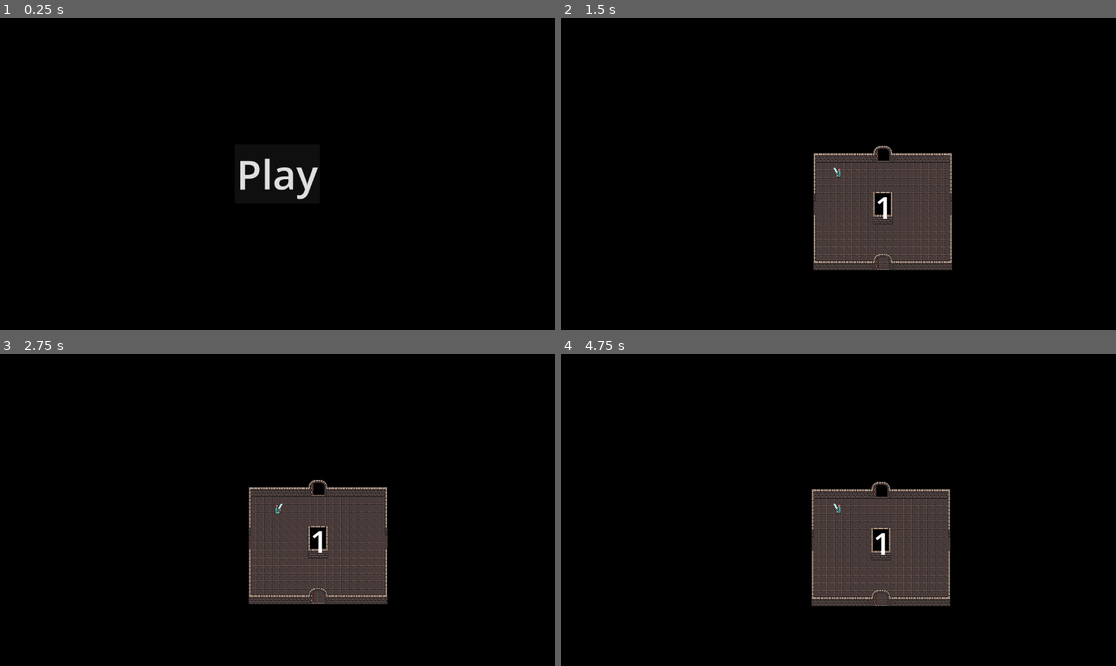
Above: before the commit, frames 1-4 (two rows, left to right).
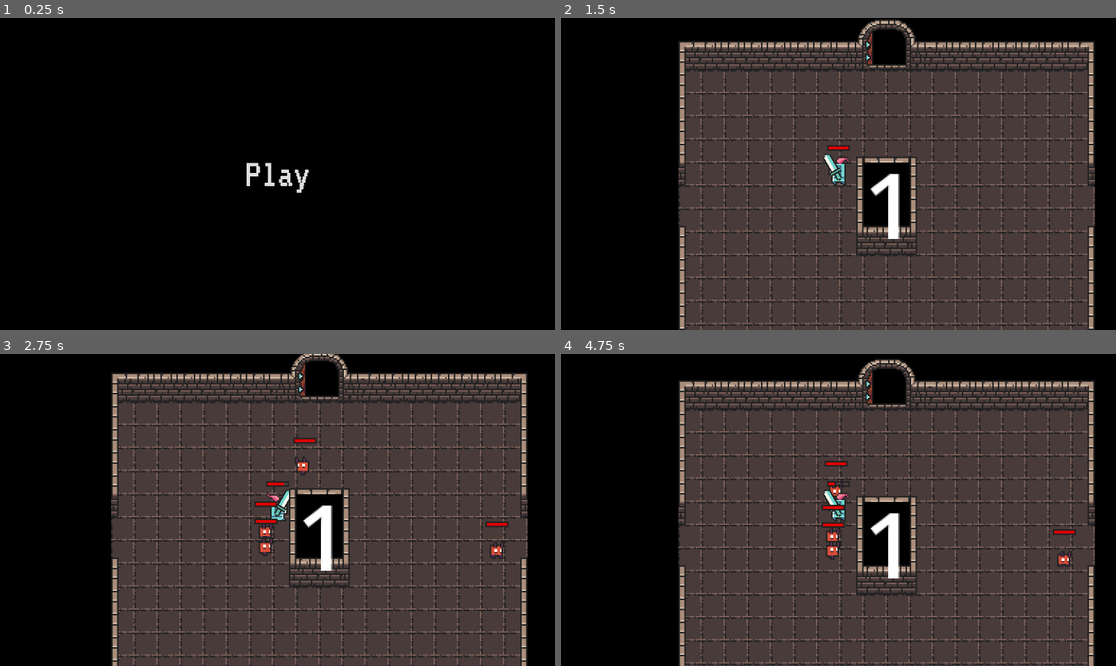
Above: after the commit, the same moments.

Repository: InjustFr/CallOfTheMask
Game: Godot game, scene res://MainMenu.tscn
Same seed, same stepped clock (60 frames per second), same inputs: the game is played once before the commit and once after it.
Inputs (mouse positions are in pixels of both pictures, inside the frame that each line leads up to):
- Up to frame 1 (0.25 s): no input
- Up to frame 2 (1.5 s): click "Play" at 0.5 s; move the mouse to (960, 158) at 1.27 s; tap A (a) at 1.35 s
- Up to frame 3 (2.75 s): tap D (d) at 1.55, 2.1 s; move the mouse to (166, 525) at 2.02 s; tap S (s) at 2.3 s
- Up to frame 4 (4.75 s): move the mouse to (894, 441) at 2.77 s; tap S (s) at 2.85 s; tap E (use) at 3.05, 3.6 s; move the mouse to (810, 572) at 3.52 s; tap W (w) at 3.8, 4.35 s; move the mouse to (1005, 556) at 4.27 s; tap A (a) at 4.55 s

The runs differ from the first frame. In frame 1, 0.7% of the frame differs, in the area x 43-58%, y 44-59%; in frame 2, 65%; in frame 3, 66%, in the area x 20-96%, y 0-100%; in frame 4, 64%.

Commit message:
Death message when player has no more health

Diff:
--- /dev/null
+++ b/Assets/ui_theme.tres
@@ -0,0 +1,10 @@
+[gd_resource type="Theme" load_steps=2 format=3 uid="uid://da1qk48nqy3s2"]
+
+[ext_resource type="FontFile" uid="uid://dry8qjomynonk" path="res://Assets/VT323-Regular.ttf" id="1_qnnu6"]
+
+[resource]
+default_font = ExtResource("1_qnnu6")
+default_font_size = 24
+Button/font_sizes/font_size = 48
+Fonts/fonts/large = ExtResource("1_qnnu6")
+Fonts/fonts/normal = ExtResource("1_qnnu6")
--- /dev/null
+++ b/DeathMenu.tscn
@@ -0,0 +1,43 @@
+[gd_scene load_steps=3 format=3 uid="uid://8ofg1fv7xp3o"]
+
+[ext_resource type="Theme" uid="uid://da1qk48nqy3s2" path="res://Assets/ui_theme.tres" id="1_stjrq"]
+
+[sub_resource type="LabelSettings" id="LabelSettings_nljc7"]
+font_size = 128
+font_color = Color(1, 0, 0, 1)
+
+[node name="DeathMenu" type="Control"]
+layout_mode = 3
+anchors_preset = 15
+anchor_right = 1.0
+anchor_bottom = 1.0
+grow_horizontal = 2
+grow_vertical = 2
+
+[node name="VBoxContainer" type="VBoxContainer" parent="."]
+layout_mode = 1
+anchors_preset = 15
+anchor_right = 1.0
+anchor_bottom = 1.0
+grow_horizontal = 2
+grow_vertical = 2
+alignment = 1
+
+[node name="Label" type="Label" parent="VBoxContainer"]
+layout_mode = 2
+theme = ExtResource("1_stjrq")
+theme_type_variation = &"HeaderLarge"
+text = "You died"
+label_settings = SubResource("LabelSettings_nljc7")
+horizontal_alignment = 1
+vertical_alignment = 1
+
+[node name="CenterContainer" type="CenterContainer" parent="VBoxContainer"]
+layout_mode = 2
+theme = ExtResource("1_stjrq")
+
+[node name="Button" type="Button" parent="VBoxContainer/CenterContainer"]
+layout_mode = 2
+theme = ExtResource("1_stjrq")
+text = "Retry"
+flat = true
--- a/Enemy/Enemy.gd
+++ b/Enemy/Enemy.gd
@@ -4,9 +4,12 @@
 
 @export var health := 10
 @export var speed := 48
+@export var damage := 1
+@export var attack_range := 16
 
 @onready var sprite : AnimatedSprite2D = $AnimatedSprite2D
 @onready var healthBar : TextureProgressBar = $HealthBar
+@onready var aggroCollider: Area2D = $AggroRange
 
 func _ready():
 	sprite.play("idle")
@@ -23,7 +26,17 @@
 
 	move_and_slide()
 
-func damage(amount: int):
+func take_damage(amount: int):
 	health -= amount
 	if health < 0:
 		queue_free()
+
+func attack(_target: Player):
+	pass
+
+func get_player() -> Player:
+	for body in aggroCollider.get_overlapping_bodies():
+		if body is Player:
+			return body
+
+	return null
--- /dev/null
+++ b/Enemy/Imp.gd
@@ -0,0 +1,19 @@
+extends Enemy
+
+class_name Imp
+
+@export var cooldown := 1.0
+
+var current_time := 0.0
+var can_attack = true
+
+func _process(delta):
+	current_time += delta
+	if current_time >= cooldown:
+		can_attack = true
+		current_time = 0
+
+func attack(target: Player):
+	if can_attack:
+		target.damage(damage)
+		can_attack = false
--- a/Enemy/Imp.tscn
+++ b/Enemy/Imp.tscn
@@ -1,11 +1,12 @@
-[gd_scene load_steps=20 format=3 uid="uid://clqxa3jandqww"]
+[gd_scene load_steps=21 format=3 uid="uid://clqxa3jandqww"]
 
-[ext_resource type="Script" path="res://Enemy/Enemy.gd" id="1_8jkvg"]
+[ext_resource type="Script" path="res://Enemy/Imp.gd" id="1_gjxdk"]
 [ext_resource type="Texture2D" uid="uid://dtj0msbib567x" path="res://Assets/0x72_DungeonTilesetII_v1.6.png" id="2_67uxi"]
 [ext_resource type="Texture2D" uid="uid://b2xxl5rs2ijik" path="res://Assets/progress_outline.png" id="3_xvork"]
 [ext_resource type="Script" path="res://State/StateMachine.gd" id="4_la31t"]
 [ext_resource type="Script" path="res://State/Enemy/IdleEnemyState.gd" id="5_e8rqw"]
 [ext_resource type="Script" path="res://State/Enemy/FollowEnemyState.gd" id="6_glkgb"]
+[ext_resource type="Script" path="res://State/Enemy/AttackEnemyState.gd" id="7_chp7d"]
 
 [sub_resource type="RectangleShape2D" id="RectangleShape2D_7xj0l"]
 size = Vector2(12, 12)
@@ -92,7 +93,10 @@
 
 [node name="Enemy" type="CharacterBody2D"]
 collision_layer = 3
-script = ExtResource("1_8jkvg")
+motion_mode = 1
+wall_min_slide_angle = 0.0
+script = ExtResource("1_gjxdk")
+attack_range = 20
 
 [node name="CollisionShape2D" type="CollisionShape2D" parent="."]
 shape = SubResource("RectangleShape2D_7xj0l")
@@ -134,6 +138,10 @@
 navigation = NodePath("../../NavigationAgent2D")
 enemy = NodePath("../..")
 
+[node name="Attack" type="Node" parent="StateMachine" node_paths=PackedStringArray("enemy")]
+script = ExtResource("7_chp7d")
+enemy = NodePath("../..")
+
 [node name="AggroRange" type="Area2D" parent="."]
 monitorable = false
 
--- /dev/null
+++ b/Game.gd
@@ -0,0 +1,36 @@
+extends Node2D
+
+@onready var player_scene = preload("res://Player.tscn")
+@onready var death_menu_node = $DeathMenu
+
+var current_scene = null
+var level := 1
+
+func _ready():
+	Input.set_mouse_mode(Input.MOUSE_MODE_HIDDEN)
+	_launch_game()
+
+func _on_level_finished(succeeded: bool) -> void:
+	if !succeeded:
+		get_tree().paused = true
+		Input.set_mouse_mode(Input.MOUSE_MODE_VISIBLE)
+		death_menu_node.show()
+
+func _launch_game() -> void:
+	get_tree().paused = false
+	death_menu_node.hide()
+	level = 1
+	var level_scene := load("res://Level" + str(level) + ".tscn")
+	var levelNode : Level = level_scene.instantiate()
+
+	current_scene = levelNode
+	levelNode.finished.connect(_on_level_finished)
+
+	add_child(levelNode)
+
+func _restart_game() -> void:
+	for child in get_children():
+		if child is Level:
+			child.free()
+
+	_launch_game()
--- /dev/null
+++ b/Game.tscn
@@ -0,0 +1,62 @@
+[gd_scene load_steps=4 format=3 uid="uid://kpxb3bc4txks"]
+
+[ext_resource type="Script" path="res://Game.gd" id="1_d6l61"]
+[ext_resource type="Theme" uid="uid://da1qk48nqy3s2" path="res://Assets/ui_theme.tres" id="2_t22gp"]
+
+[sub_resource type="LabelSettings" id="LabelSettings_nljc7"]
+font_size = 128
+font_color = Color(1, 0, 0, 1)
+
+[node name="Game" type="Node2D"]
+script = ExtResource("1_d6l61")
+
+[node name="DeathMenu" type="CanvasLayer" parent="."]
+process_mode = 3
+layer = 10
+
+[node name="Container" type="Control" parent="DeathMenu"]
+layout_mode = 3
+anchors_preset = 15
+anchor_right = 1.0
+anchor_bottom = 1.0
+grow_horizontal = 2
+grow_vertical = 2
+
+[node name="ColorRect" type="ColorRect" parent="DeathMenu/Container"]
+layout_mode = 1
+anchors_preset = 15
+anchor_right = 1.0
+anchor_bottom = 1.0
+grow_horizontal = 2
+grow_vertical = 2
+color = Color(0.0862745, 0.0862745, 0.0862745, 0.933333)
+
+[node name="VBoxContainer" type="VBoxContainer" parent="DeathMenu/Container"]
+layout_mode = 1
+anchors_preset = 15
+anchor_right = 1.0
+anchor_bottom = 1.0
+grow_horizontal = 2
+grow_vertical = 2
+alignment = 1
+
+[node name="Label" type="Label" parent="DeathMenu/Container/VBoxContainer"]
+layout_mode = 2
+theme = ExtResource("2_t22gp")
+theme_type_variation = &"HeaderLarge"
+text = "You died"
+label_settings = SubResource("LabelSettings_nljc7")
+horizontal_alignment = 1
+vertical_alignment = 1
+
+[node name="CenterContainer" type="CenterContainer" parent="DeathMenu/Container/VBoxContainer"]
+layout_mode = 2
+theme = ExtResource("2_t22gp")
+
+[node name="Button" type="Button" parent="DeathMenu/Container/VBoxContainer/CenterContainer"]
+layout_mode = 2
+theme = ExtResource("2_t22gp")
+text = "Retry"
+flat = true
+
+[connection signal="pressed" from="DeathMenu/Container/VBoxContainer/CenterContainer/Button" to="." method="_restart_game"]
--- a/Level.gd
+++ b/Level.gd
@@ -1,11 +1,11 @@
 extends Node2D
 
+class_name Level
+
 @onready var mapNode : Node2D = $Map
+@onready var player: Player = $Player
 
-@export var mapWidth := 5;
-@export var mapHeight := 5;
 @export var nbRooms = 10;
-
 @export var rooms : Array[String] = []
 @export var mandatoryRooms : Array[String] = []
 
@@ -17,6 +17,8 @@
 var totalRooms := 0
 var roomsGenerated : Array[Vector2i] = []
 
+signal finished
+
 func _ready():
 	for n in rooms:
 		loadedRooms.push_back(load("res://Room/" + n + ".tscn"))
@@ -25,6 +27,8 @@
 
 	_generateRandomRooms()
 	_generateMandatoryRooms()
+
+	player.died.connect(_on_player_death)
 
 
 func _generateRandomRooms() -> void:
@@ -143,3 +147,6 @@
 			i += 1
 
 		_generateNeighboorRoom(roomsGenerated[i], roomScene)
+
+func _on_player_death():
+	finished.emit(false)
--- a/Level 1.tscn
+++ b/Level1.tscn
@@ -13,3 +13,5 @@
 y_sort_enabled = true
 
 [node name="Player" parent="." instance=ExtResource("2_l05yr")]
+position = Vector2(120, 88)
+wall_min_slide_angle = 0.0
--- a/MainMenu.gd
+++ b/MainMenu.gd
@@ -1,4 +1,4 @@
 extends Control
 
 func _on_button_pressed():
-	get_tree().change_scene_to_file("res://Level 1.tscn")
+	get_tree().change_scene_to_file("res://Game.tscn")
--- a/MainMenu.tscn
+++ b/MainMenu.tscn
@@ -1,6 +1,7 @@
-[gd_scene load_steps=2 format=3 uid="uid://by5pu1knaktdj"]
+[gd_scene load_steps=3 format=3 uid="uid://by5pu1knaktdj"]
 
 [ext_resource type="Script" path="res://MainMenu.gd" id="1_ln7l0"]
+[ext_resource type="Theme" uid="uid://da1qk48nqy3s2" path="res://Assets/ui_theme.tres" id="2_fq74y"]
 
 [node name="MainMenu" type="Control"]
 layout_mode = 3
@@ -21,7 +22,9 @@
 
 [node name="Button" type="Button" parent="CenterContainer"]
 layout_mode = 2
+theme = ExtResource("2_fq74y")
 theme_override_font_sizes/font_size = 84
 text = "Play"
+flat = true
 
 [connection signal="pressed" from="CenterContainer/Button" to="." method="_on_button_pressed"]
--- a/Player.gd
+++ b/Player.gd
@@ -5,6 +5,7 @@
 @onready var sprite := $AnimatedSprite2D
 @onready var weaponContainer := $WeaponContainer
 @onready var boonCollider := $BoonPickup
+@onready var healthBar : TextureProgressBar = $HealthBar
 
 @export var speed := 64
 @export var weapon : Weapon
@@ -17,8 +18,15 @@
 var speedBonus := 0
 var healthBonus := 0
 
+signal died
+
 func _ready():
-	Input.set_mouse_mode(Input.MOUSE_MODE_HIDDEN)
+	healthBar.max_value = health
+
+func _process(_delta):
+	healthBar.value = health
+	if health <= 0:
+		died.emit()
 
 func _physics_process(_delta):
 	if Input.is_action_just_pressed("left_click"):
@@ -51,3 +59,6 @@
 			var boon = body.get_parent().selectBoon(body)
 			boon.apply(self)
 			boons.push_back(boon)
+
+func damage(amount: int):
+	health -= amount
--- a/Player.tscn
+++ b/Player.tscn
@@ -1,8 +1,9 @@
-[gd_scene load_steps=15 format=3 uid="uid://bmpgm3pr1dgr5"]
+[gd_scene load_steps=18 format=3 uid="uid://bmpgm3pr1dgr5"]
 
 [ext_resource type="Script" path="res://Player.gd" id="1_g1ji6"]
 [ext_resource type="Texture2D" uid="uid://dtj0msbib567x" path="res://Assets/0x72_DungeonTilesetII_v1.6.png" id="2_wnl6g"]
 [ext_resource type="PackedScene" uid="uid://blcymssdtdd67" path="res://Weapon/ShortSword.tscn" id="3_2muh4"]
+[ext_resource type="Texture2D" uid="uid://b2xxl5rs2ijik" path="res://Assets/progress_outline.png" id="4_13mur"]
 
 [sub_resource type="RectangleShape2D" id="RectangleShape2D_jki2m"]
 size = Vector2(14, 16)
@@ -79,8 +80,15 @@
 "speed": 10.0
 }]
 
+[sub_resource type="Gradient" id="Gradient_k0oeq"]
+colors = PackedColorArray(0.870588, 0, 0, 1, 0.870588, 0, 0, 1)
+
+[sub_resource type="GradientTexture2D" id="GradientTexture2D_wud61"]
+gradient = SubResource("Gradient_k0oeq")
+width = 14
+height = 2
+
 [node name="Player" type="CharacterBody2D" node_paths=PackedStringArray("weapon")]
-position = Vector2(56, 40)
 motion_mode = 1
 slide_on_ceiling = false
 platform_on_leave = 2
@@ -105,8 +113,26 @@
 animation = &"idle"
 
 [node name="Camera2D" type="Camera2D" parent="."]
+zoom = Vector2(3, 3)
 
 [node name="WeaponContainer" type="Marker2D" parent="."]
 position = Vector2(0, 2)
 
 [node name="ShortSword" parent="WeaponContainer" instance=ExtResource("3_2muh4")]
+
+[node name="HealthBar" type="TextureProgressBar" parent="."]
+anchors_preset = 8
+anchor_left = 0.5
+anchor_top = 0.5
+anchor_right = 0.5
+anchor_bottom = 0.5
+offset_left = -8.0
+offset_top = -20.0
+offset_right = 8.0
+offset_bottom = -16.0
+grow_horizontal = 2
+grow_vertical = 2
+value = 50.0
+texture_under = ExtResource("4_13mur")
+texture_progress = SubResource("GradientTexture2D_wud61")
+texture_progress_offset = Vector2(1, 1)
--- a/Room/BasicRoom.tscn
+++ b/Room/BasicRoom.tscn
@@ -64,7 +64,6 @@
 weight = 1
 
 [node name="Timer" type="Timer" parent="."]
-wait_time = 5.0
 one_shot = true
 autostart = true
 
--- a/State/Enemy/AttackEnemyState.gd
+++ b/State/Enemy/AttackEnemyState.gd
@@ -5,16 +5,11 @@
 var player: Player
 
 func enter():
-	player = enemy.lookForPlayer()
+	player = enemy.get_player()
 	enemy.velocity = Vector2(0,0)
 
-func physicsUpdate(_delta):
-	if (
-		not enemy.lookForPlayer()
-		or not enemy.weapon
-		or not player.global_position.distance_to(enemy.global_position) < enemy.weapon.range
-	):
-		Transitioned.emit(self, "idle")
-		return
-
-	enemy.weapon.use()
+func update(_delta):
+	if enemy.global_position.distance_to(player.global_position) < enemy.attack_range:
+		enemy.attack(player)
+	else:
+		Transitioned.emit(self, "follow")
--- a/State/Enemy/FollowEnemyState.gd
+++ b/State/Enemy/FollowEnemyState.gd
@@ -9,9 +9,7 @@
 
 func enter():
 	aggroCollider.body_exited.connect(_playerExited)
-	for body in aggroCollider.get_overlapping_bodies():
-		if body is Player:
-			player = body
+	player = enemy.get_player()
 
 func leave():
 	aggroCollider.body_exited.disconnect(_playerExited)
@@ -21,9 +19,9 @@
 	if abs(direction.x) > 0:
 		enemy.sprite.flip_h = direction.x < 0
 
-	#if enemy.weapon and player.global_position.distance_to(enemy.global_position) < enemy.weapon.range:
-		#Transitioned.emit(self, "attack")
-		#return
+	if enemy.global_position.distance_to(player.global_position) <= enemy.attack_range:
+		Transitioned.emit(self, "attack")
+		return
 
 	navigation.target_position = player.global_position
 
--- a/State/Enemy/IdleEnemyState.gd
+++ b/State/Enemy/IdleEnemyState.gd
@@ -10,7 +10,6 @@
 func leave():
 	aggroCollider.body_entered.disconnect(_playerHeard)
 
-
 func _playerHeard(body: Node2D):
 	if body is Player:
 		Transitioned.emit(self, "follow")
--- a/Weapon/ShortSword.gd
+++ b/Weapon/ShortSword.gd
@@ -43,4 +43,4 @@
 func _entity_hit(body: Node2D):
 	if body is Enemy and !hit:
 		hit = true
-		body.damage(damage)
+		body.take_damage(damage)
--- a/project.godot
+++ b/project.godot
@@ -19,6 +19,17 @@
 
 version_control/plugin_name="GitPlugin"
 version_control/autoload_on_startup=true
+
+[gui]
+
+fonts/dynamic_fonts/use_oversampling=false
+
+[importer_defaults]
+
+font_data_dynamic={
+"antialiasing": 0,
+"subpixel_positioning": 0
+}
 
 [input]
 
Binary file added: Assets/VT323-Regular.ttf
Not shown, added: Assets/VT323-Regular.ttf.import
Not shown: 1 places in Enemy/Imp.tscn that only renumber resources
